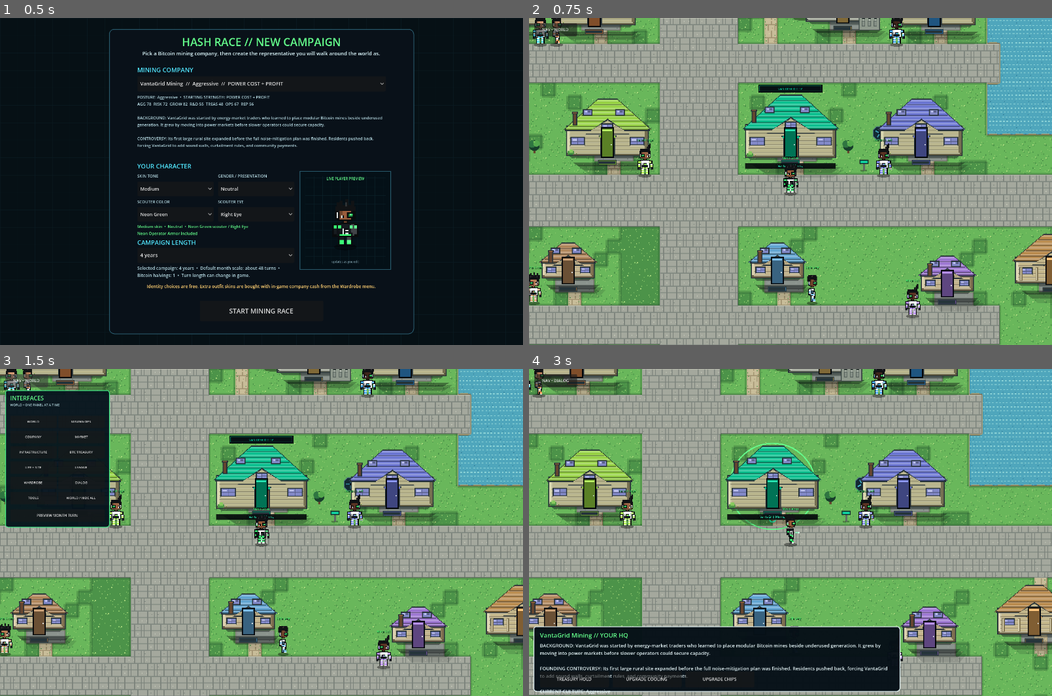
Above: before the commit, frames 1-4 (two rows, left to right).
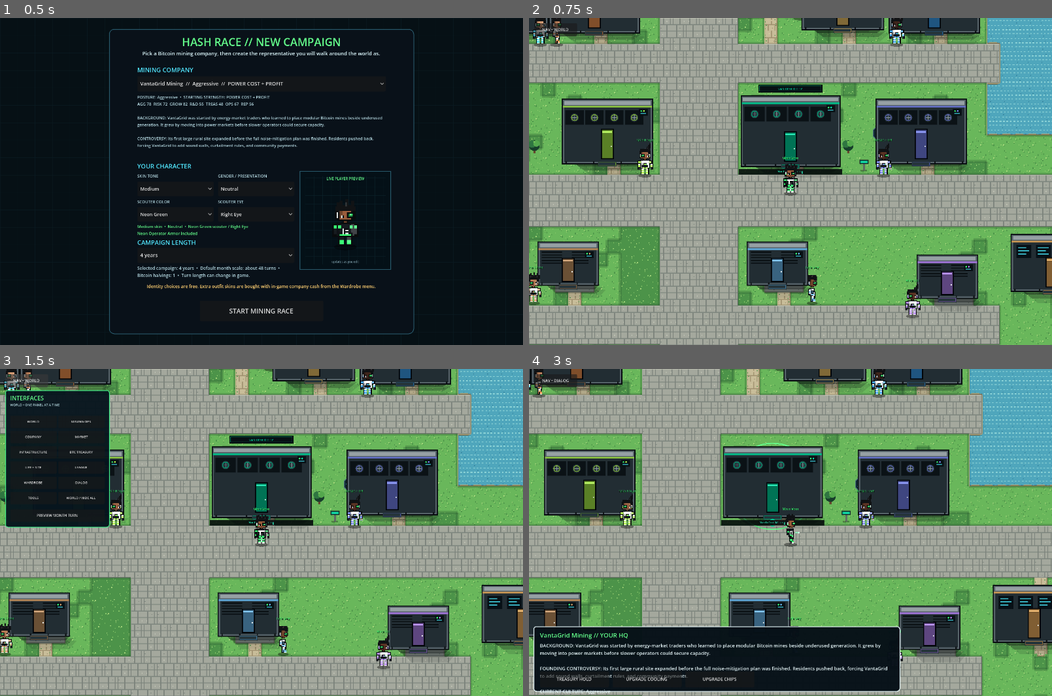
Above: after the commit, the same moments.

Repository: 1freetech/HashRace
Game: Godot game, scene res://scenes/campaign_setup.tscn
The game is run twice, just before and just after one commit, with the same random seed, the same clock (stepped at 60 frames per second) and the same inputs.
Inputs (mouse positions are in pixels of both pictures, inside the frame that each line leads up to):
- Up to frame 1 (0.5 s): no input
- Up to frame 2 (0.75 s): click "START MINING RACE" at 0.5 s
- Up to frame 3 (1.5 s): click "NAV • WORLD" at 1.25 s
- Up to frame 4 (3 s): click "WORLD" at 2 s; tap Enter (ui_accept) at 2.75 s; move the mouse to (905, 516) at 2.77 s; hold D from 2.78 s (still down); tap E at 2.85 s; click (905, 516) at 2.92 s

Frame 1 is identical in both runs. In frame 2, 17% of the frame differs, in the area x 0-100%, y 0-88%; in frame 3, 15%; in frame 4, 17%.

Commit message:
v0.113 activate industrial site renderer

Diff:
--- a/Godot/scenes/world.tscn
+++ b/Godot/scenes/world.tscn
@@ -1,7 +1,7 @@
 [gd_scene load_steps=3 format=3]
 
-; Release inheritance compatibility: world_v112.gd -> world_v111.gd -> world_v110.gd -> world_v109.gd -> world_v108.gd -> world_v107.gd -> world_v106.gd -> world_v105.gd -> world_v104.gd -> world_v103.gd -> world_v102.gd -> world_v101.gd -> world_v100.gd -> world_v099.gd -> world_v098.gd -> world_v097.gd -> world_v096.gd -> world_v095.gd -> world_v094.gd -> world_v093.gd -> world_v092.gd -> world_v091.gd -> world_v090.gd -> world_v089.gd -> world_v088.gd -> world_v087.gd -> prior gameplay stack. v0.112 integrates the supplied directional character sheets and supplied infrastructure art with scale-safe site composition; v0.111 site-growth milestones remain underneath.
-[ext_resource path="res://scripts/world_v112.gd" type="Script" id="1_world"]
+; Release inheritance compatibility: world_v113.gd -> world_v112.gd -> world_v111.gd -> world_v110.gd -> world_v109.gd -> world_v108.gd -> world_v107.gd -> world_v106.gd -> world_v105.gd -> world_v104.gd -> world_v103.gd -> world_v102.gd -> world_v101.gd -> world_v100.gd -> world_v099.gd -> world_v098.gd -> world_v097.gd -> world_v096.gd -> world_v095.gd -> world_v094.gd -> world_v093.gd -> world_v092.gd -> world_v091.gd -> world_v090.gd -> world_v089.gd -> world_v088.gd -> world_v087.gd -> prior gameplay stack. v0.113 replaces inherited house-like building silhouettes with industrial mining/power/service sites; v0.112 imported art and v0.111 capacity scaling remain underneath.
+[ext_resource path="res://scripts/world_v113.gd" type="Script" id="1_world"]
 [ext_resource path="res://scripts/live_treasury_controls.gd" type="Script" id="2_treasury"]
 
 [node name="HashRaceRPGStrategyWorld" type="Node2D"]
